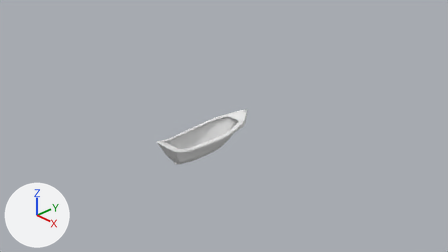
Before and after pictures for a commit that changed the Blender file Assets/models/boat.blend.
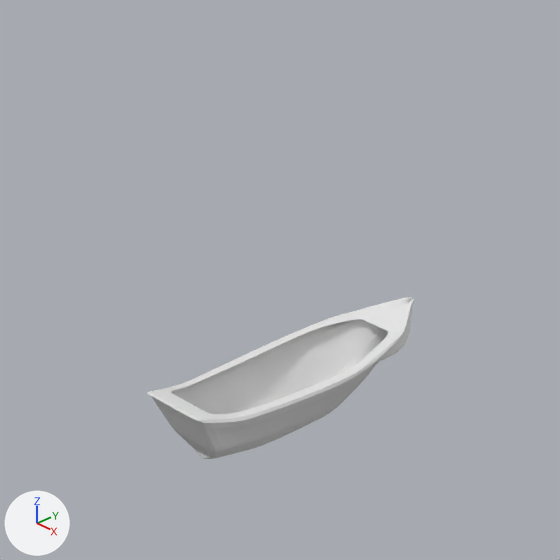
Old and new are each drawn from the file's camera 'Camera' and again close up on the part from 24% to 66% of the width and 3% to 79% of the height. Every picture has the same lights, and +X, +Y and +Z are marked at lower left. The last two pictures show the newer version. The same objects are shown in both versions, whatever each file hides.
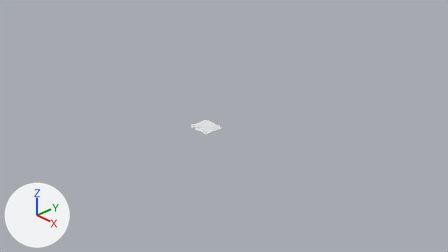
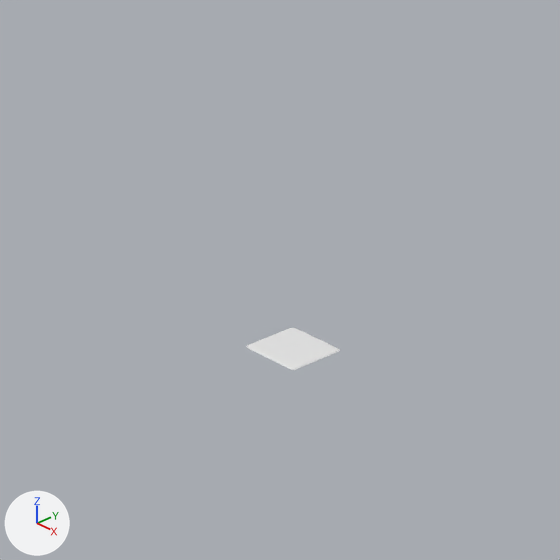
Where the change shows, as pixel boxes (x1, y1, x2, y2) in the close-ups (560 x 560 px):
```json
{"object": "Cube", "change": "reshaped, moved, rescaled", "before": [147, 297, 414, 459], "after": [246, 328, 340, 370], "on screen": "65% narrower, 74% shorter"}
```

Edits to the scene script, one JSON object a line:
```json
{"op": "add", "block": "me_cube_002", "code": ["me_cube_002 = bpy.data.meshes.new('Cube.002')", "me_cube_002.from_pydata(...)  # 386 vertices, 384 faces; spans x -0.99..0.99, y -0.99..0.99, z -1.0..1.0"]}
{"op": "set", "path": "ob_cube", "old": "bpy.data.objects.new('Cube', me_cube_001)", "new": "bpy.data.objects.new('Cube', me_cube_002)"}
{"op": "set", "path": "ob_cube.location", "old": "(0.299, -0.768, -0.044)", "new": "(0.303, -0.706, 0.257)"}
{"op": "set", "path": "ob_cube.scale", "old": "(0.198, 0.915, 0.198)", "new": "(0.214, 0.192, 0.00658)"}
```
